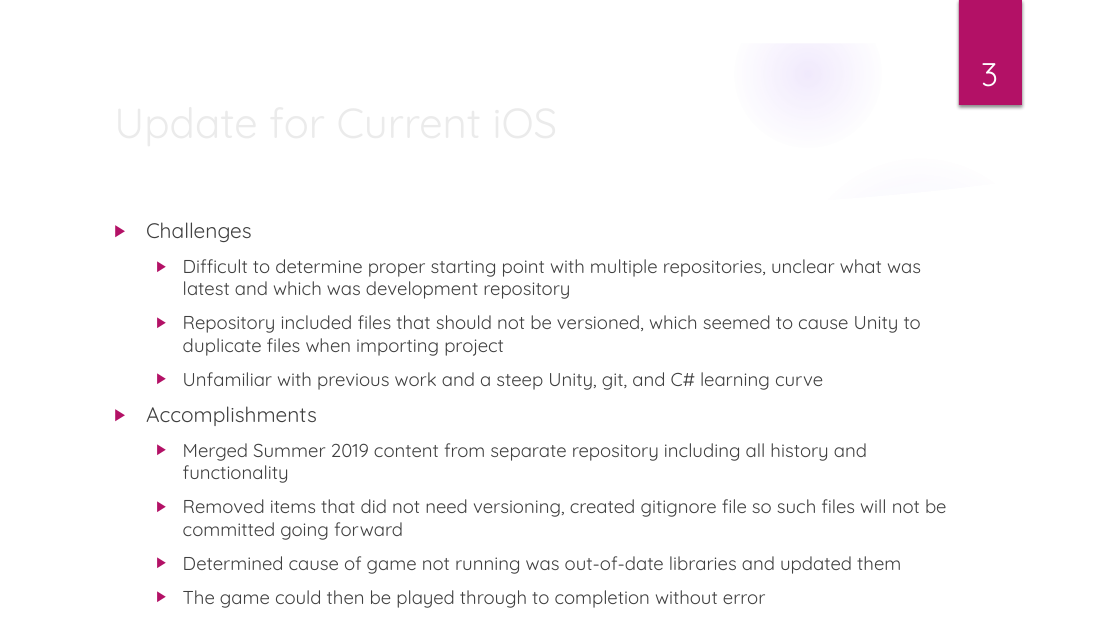
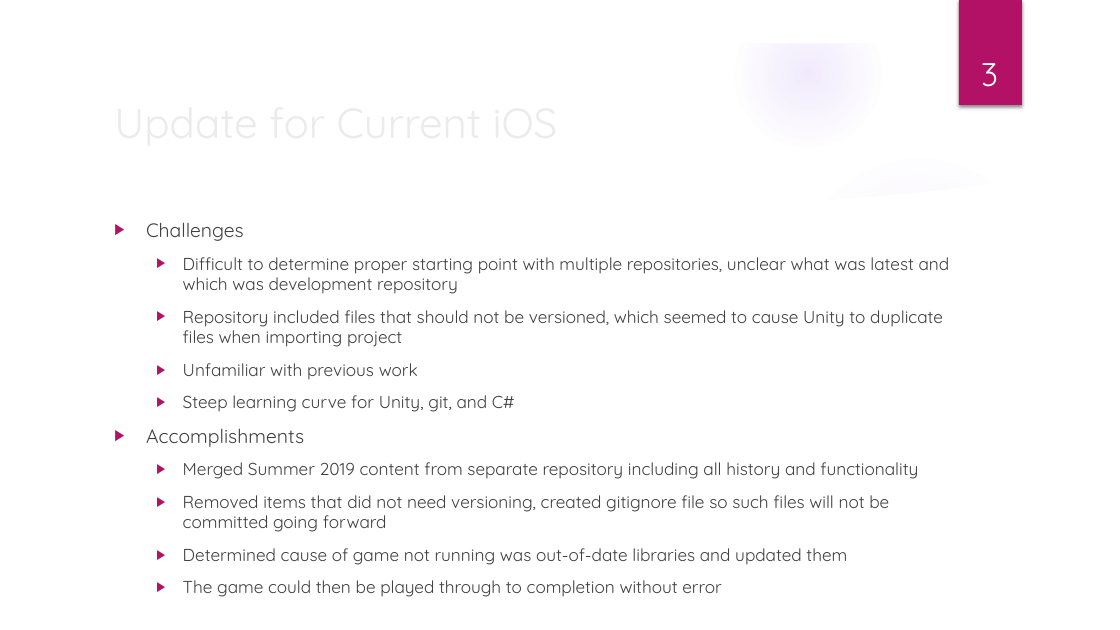
Before and after one commit to BioRubeBotProject/biorubebot-dev, a slide deck: slide 4 of Documents/Fall2021/BioRube_FinalPresentation.pptx. Drawn at 1120x630 pixels with LibreOffice and Linux fonts; fonts in the diff are those of the drawing; background and template pictures are left out. Boxes give left, top, right and bottom in pixels: in the first picture for what was removed or moved away, otherwise in the second. Text is boxed around its words. In the diff, an @@ line names an element or a change of style, - is before the commit and + after.

Commit message:
Modified the final presentation

```diff
--- a/Documents/Fall2021/BioRube_FinalPresentation.pptx
+++ b/Documents/Fall2021/BioRube_FinalPresentation.pptx
@@ text at <box>146,222,950,597</box>: size 18 to 16.6 pt in "Challenges", "Accomplishments"; size 16 to 14.8 pt in "Difficult to determine proper starting point with ...", "Repository included files that should not be ...", "Merged Summer 2019 content from separate repository ...", "Removed items that did not need versioning, ..." and 2 more places @@
@@ text at <box>183,363,515,412</box>: text changed; size 16 to 14.8 pt @@
-  ▶ Unfamiliar with previous work and a steep Unity, git, and C# learning curve
+  ▶ Unfamiliar with previous work
+  ▶ Steep learning curve for Unity, git, and C#
```
Also in this commit, not shown: 3 other slides changed.
